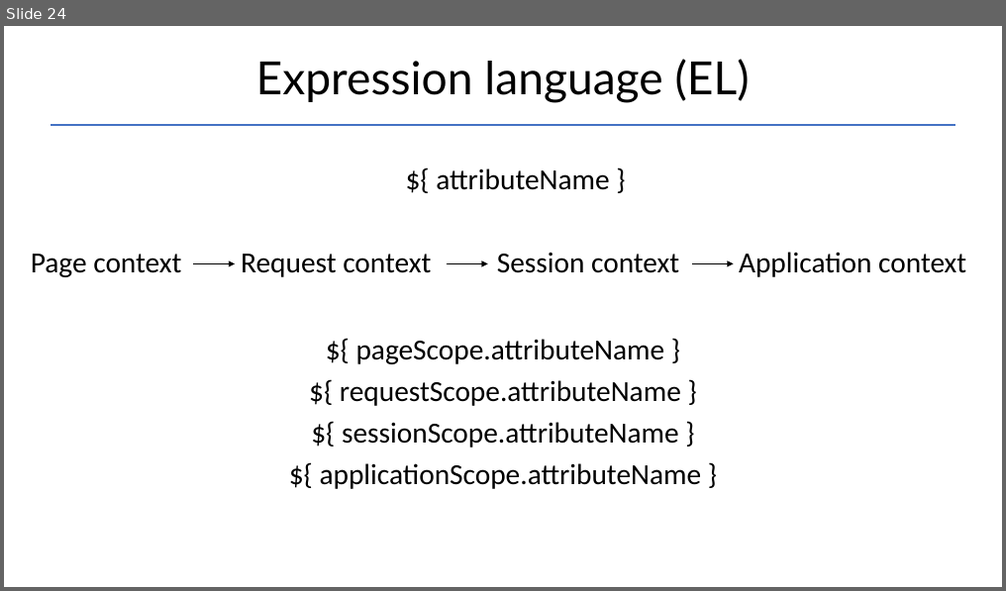
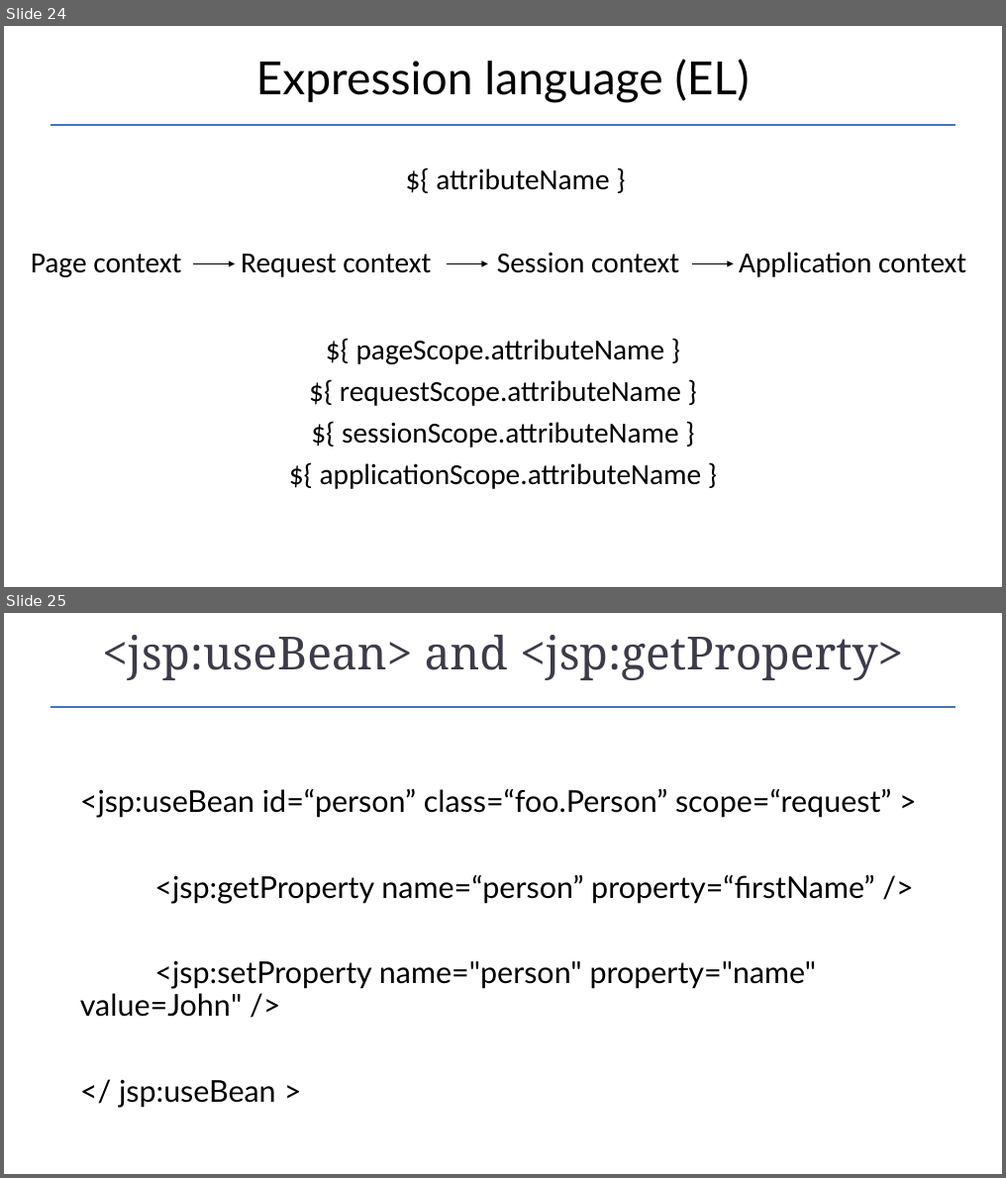
Before and after one commit to Garnik94/Levelup_presentations, a slide deck: Servlet/Servlet_Presentation.pptx. Shown one above the other, each under a label of ours: slide 24 before the commit, slides 24 and 25 after it. The pictures are 1006x591 and 1006x1178 pixels, drawn with LibreOffice and Linux fonts; fonts in the diff are those of the drawing. Boxes give left, top, right and bottom in pixels: in the first picture for what was removed or moved away, otherwise in the second. Text is boxed around its words. In the diff, an @@ line names an element or a change of style, - is before the commit and + after.

```diff
--- a/Servlet/Servlet_Presentation.pptx
+++ b/Servlet/Servlet_Presentation.pptx
@@ slide 25 added at (4,613,1002,1174), background #FFFFFF @@
@@ title added at (102,635,903,680), 44 pt, text #3D3B49 @@
+<jsp:useBean> and <jsp:getProperty>
@@ line added from (51, 707) to (955, 707), #4472C4 1.5 pt @@
@@ text added at (80,789,892,1108), 29 pt, text #000000 @@
+<jsp:useBean id=“person” class=“foo.Person” scope=“request” >
+<jsp:getProperty name=“person” property=“firstName” />
+<jsp:setProperty name="person" property="name" value=John" />
+</ jsp:useBean >
```
Also in this commit, not shown: 1 other file.
